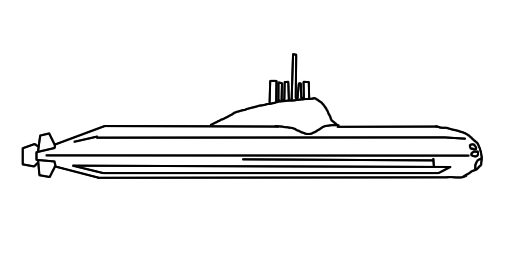
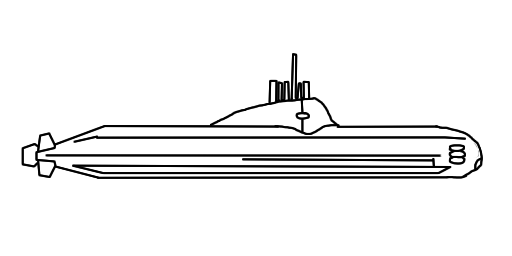
Comparing the layer stacks of the two 512px x 256px images. Changes:
added layer "Layer 5" above "Layer 4" over (448, 144, 466, 165)
painted on "Layer 4" over (295, 100, 480, 160)
